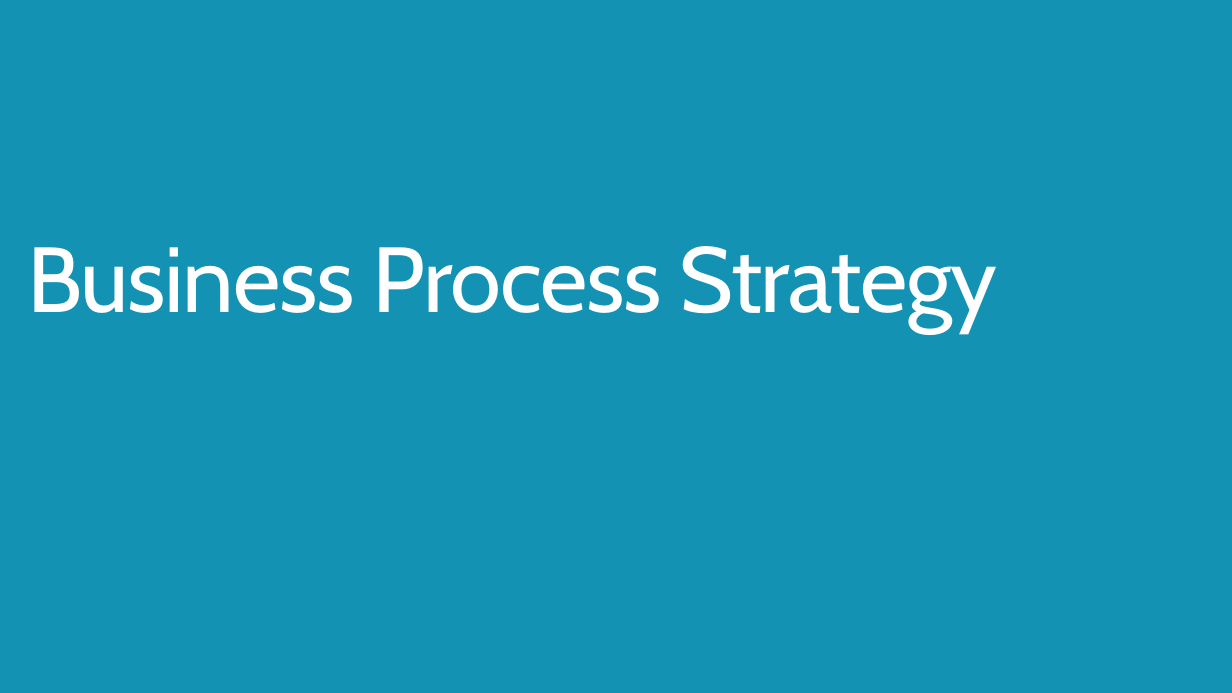
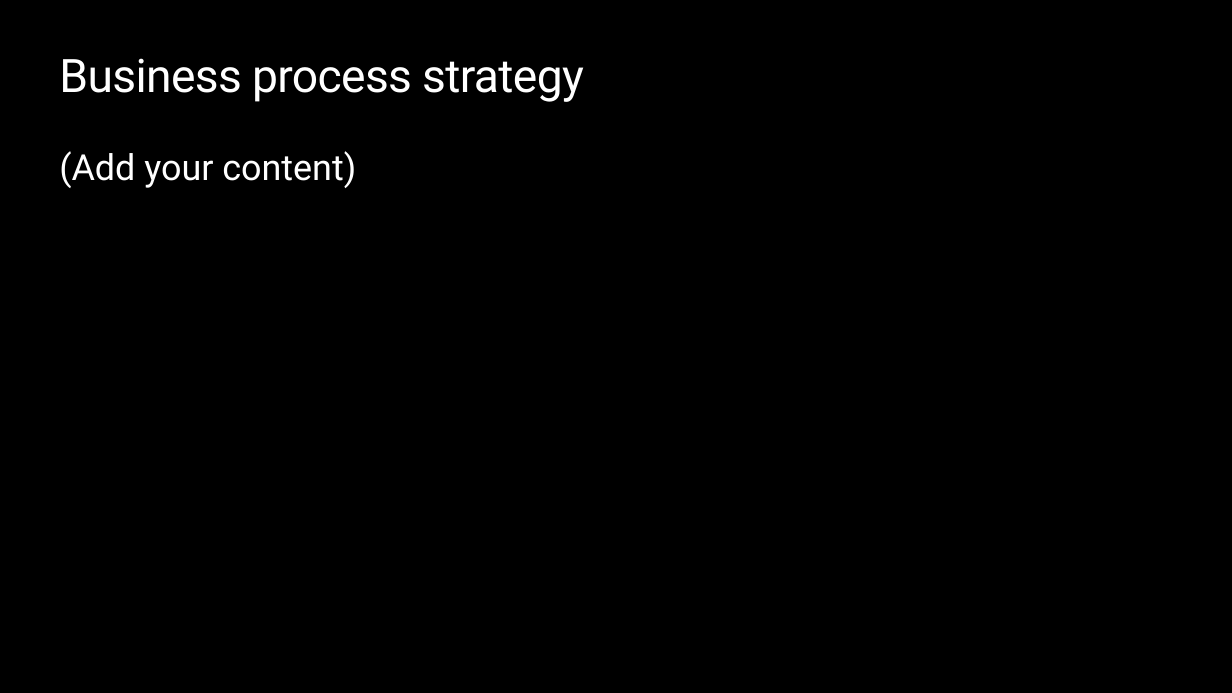
Before and after one commit to MicrosoftDocs/mslearn-developer-tools-power-platform, a slide deck: slide 21 of fasttrack/Solution Blueprint Review workshop template.pptx (slide 17 before the commit). Drawn at 1232x693 pixels with LibreOffice and Linux fonts; fonts in the diff are those of the drawing; background and template pictures are left out. Boxes give left, top, right and bottom in pixels: in the first picture for what was removed or moved away, otherwise in the second. Text is boxed around its words. In the diff, an @@ line names an element or a change of style, - is before the commit and + after.

```diff
--- a/fasttrack/Solution Blueprint Review workshop template.pptx
+++ b/fasttrack/Solution Blueprint Review workshop template.pptx
@@ background #1392B3 to #000000 @@
@@ title at (59, 58, 584, 102): text changed; size 72 to 36 pt; font Cabin to Roboto @@
-Business Process Strategy
+Business process strategy
@@ text added at (59, 151, 356, 188), 28 pt, text #FFFFFF @@
+(Add your content)
```
Also in this commit, not shown: 4 other slides changed, 46 slides added, 65 slides removed.
